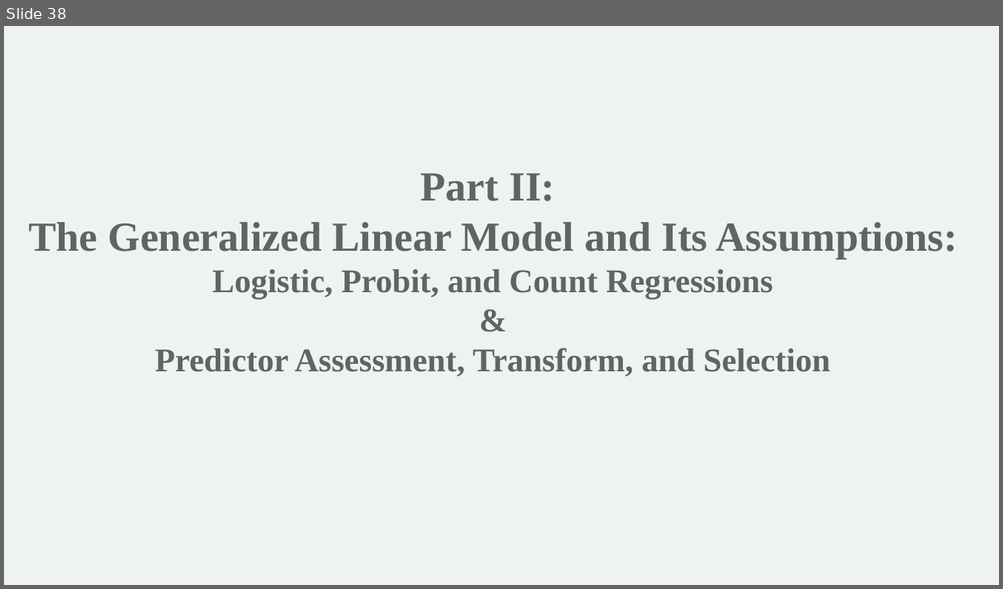
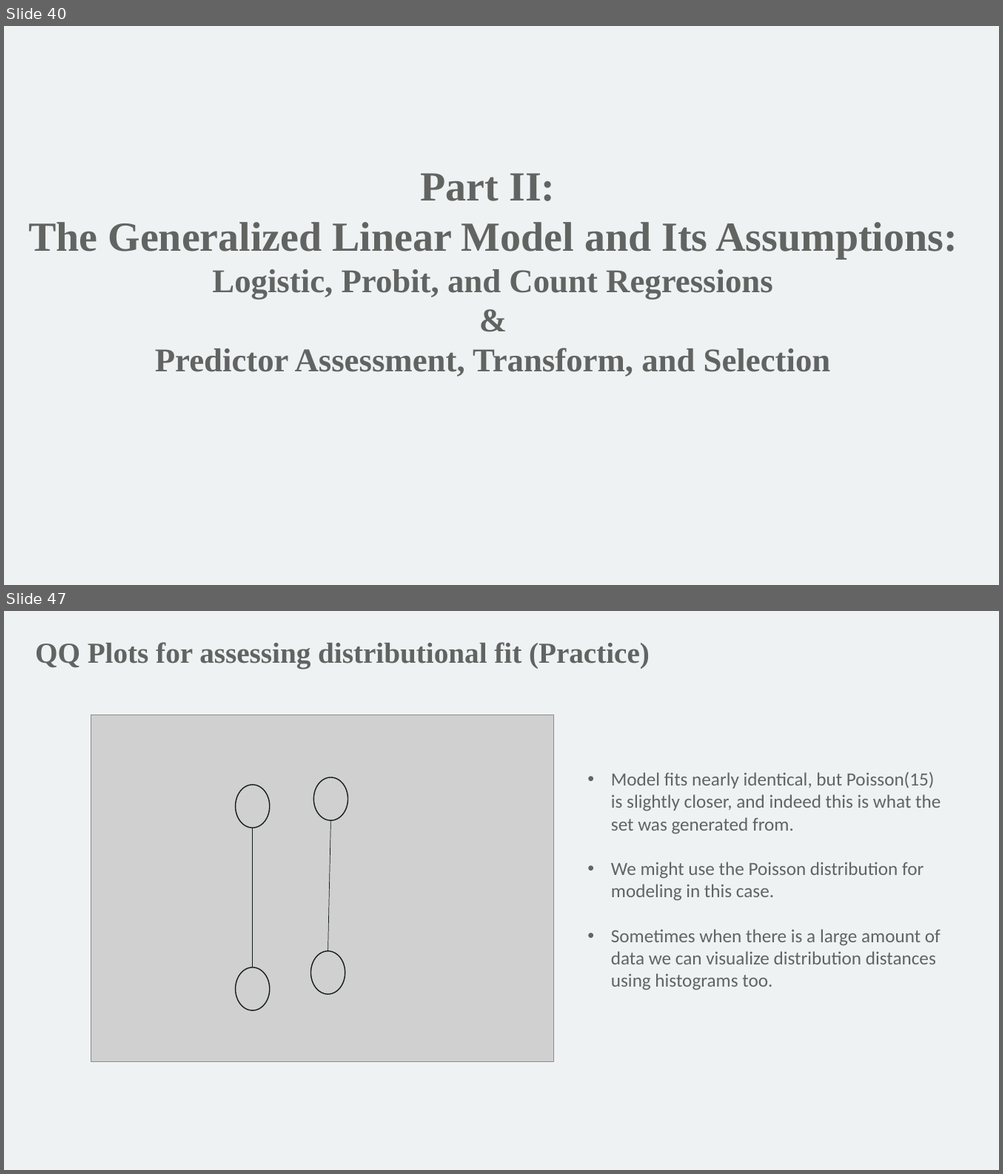
Before and after one commit to mathornton01/2022_UTSW_Lyda_Hill_Department_Beginning_R_Nanocourse, a slide deck: Slides/IntroductionToRForBeginners_DayII_MT.pptx. Shown one above the other, each under a label of ours: slide 38 before the commit, slides 40 and 47 after it; the slides between them are not shown. The pictures are 1003x589 and 1003x1174 pixels, drawn with LibreOffice and Linux fonts; fonts in the diff are those of the drawing; grey boxes stand for pictures; background and template pictures are left out. Boxes give left, top, right and bottom in pixels: in the first picture for what was removed or moved away, otherwise in the second. Text is boxed around its words. In the diff, an @@ line names an element or a change of style, - is before the commit and + after.

Commit message:
added final slides for beginning R Nanocourse - on modeling, and code

```diff
--- a/Slides/IntroductionToRForBeginners_DayII_MT.pptx
+++ b/Slides/IntroductionToRForBeginners_DayII_MT.pptx
@@ slide 47 added at [4, 611, 999, 1170], background #EEF2F3 @@
@@ text added at [35, 642, 649, 668], 28 pt, text #626462, bold @@
+QQ Plots for assessing distributional fit (Practice)
@@ text added at [611, 772, 940, 991], 18 pt, text #626462 @@
+• Model fits nearly identical, but Poisson(15) is slightly closer, and indeed this is what the set was generated from.
+• We might use the Poisson distribution for modeling in this case.
+• Sometimes when there is a large amount of data we can visualize distribution distances using histograms too.
@@ group added at [91, 715, 553, 1062]: 4 ellipses, 2 lines, 1 picture @@
@@ what was slide 38 is now slide 40 @@
```
Also in this commit, not shown: 5 slides changed, 28 other slides added, 14 other files.
